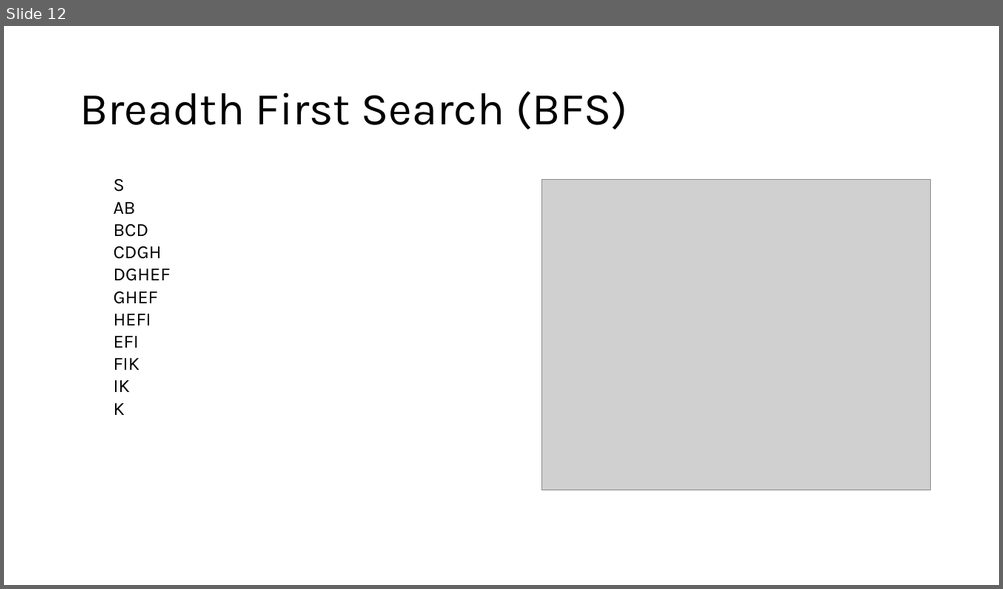
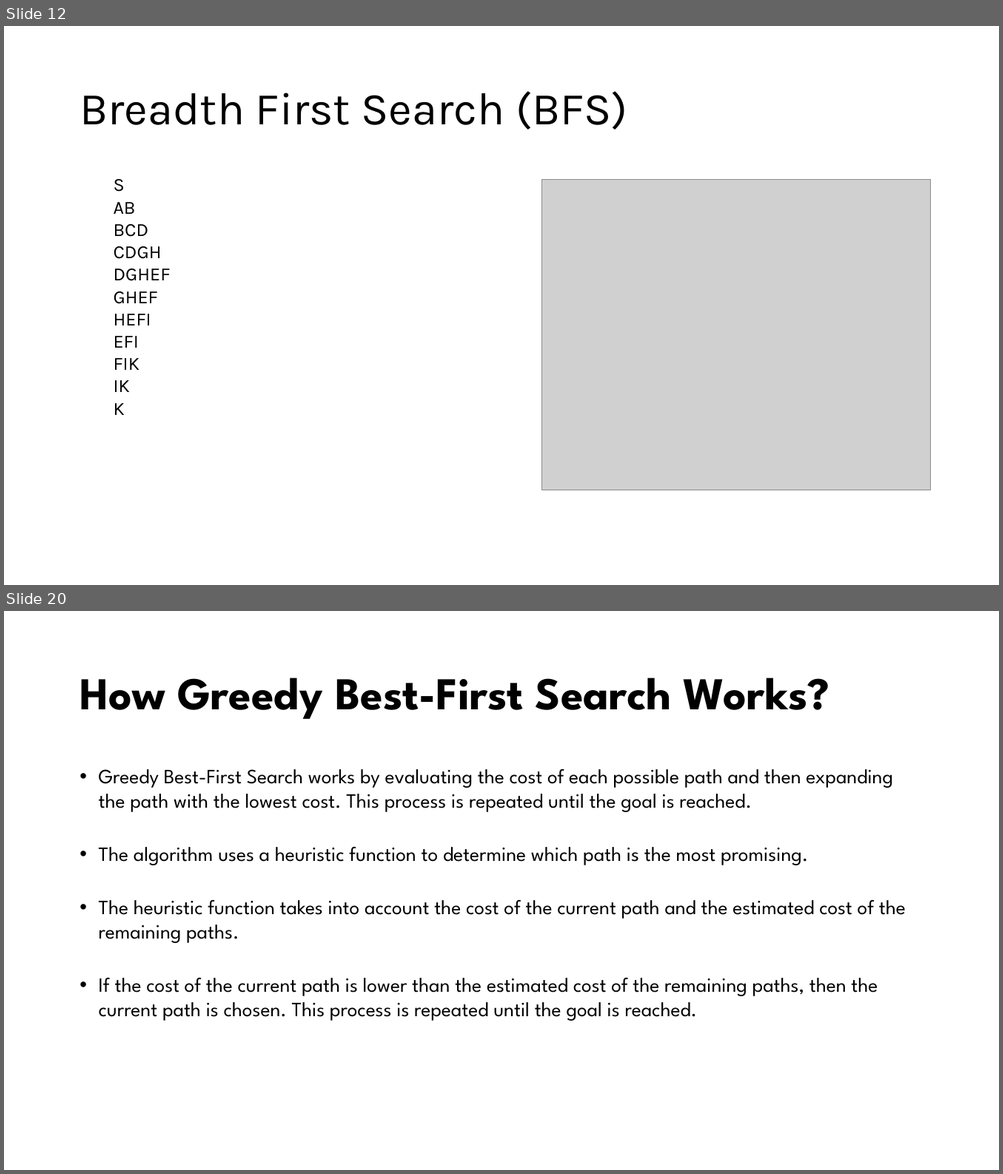
Before and after one commit to sdryasir/AI-Books, a slide deck: #1 Introduction to Artificial Intelligence (AI).pptx. Shown one above the other, each under a label of ours: slide 12 before the commit, slides 12 and 20 after it; the slides between them are not shown. The pictures are 1003x589 and 1003x1174 pixels, drawn with LibreOffice and Linux fonts; fonts in the diff are those of the drawing; grey boxes stand for pictures. Boxes give left, top, right and bottom in pixels: in the first picture for what was removed or moved away, otherwise in the second. Text is boxed around its words. In the diff, an @@ line names an element or a change of style, - is before the commit and + after.

```diff
--- a/#1 Introduction to Artificial Intelligence (AI).pptx
+++ b/#1 Introduction to Artificial Intelligence (AI).pptx
@@ slide 20 added at box(4, 611, 999, 1170), background #FFFFFF @@
@@ title added at box(79, 678, 830, 719), 44 pt, text #000000, bold @@
+How Greedy Best-First Search Works?
@@ text added at box(99, 769, 905, 1021), 19.6 pt, text #000000 @@
+• Greedy Best-First Search works by evaluating the cost of each possible path and then expanding the path with the lowest cost. This process is repeated until the goal is reached.
+• The algorithm uses a heuristic function to determine which path is the most promising.
+• The heuristic function takes into account the cost of the current path and the estimated cost of the remaining paths.
+• If the cost of the current path is lower than the estimated cost of the remaining paths, then the current path is chosen. This process is repeated until the goal is reached.
```
Also in this commit, not shown: 12 other slides added, 1 slide removed, 1 other file.
